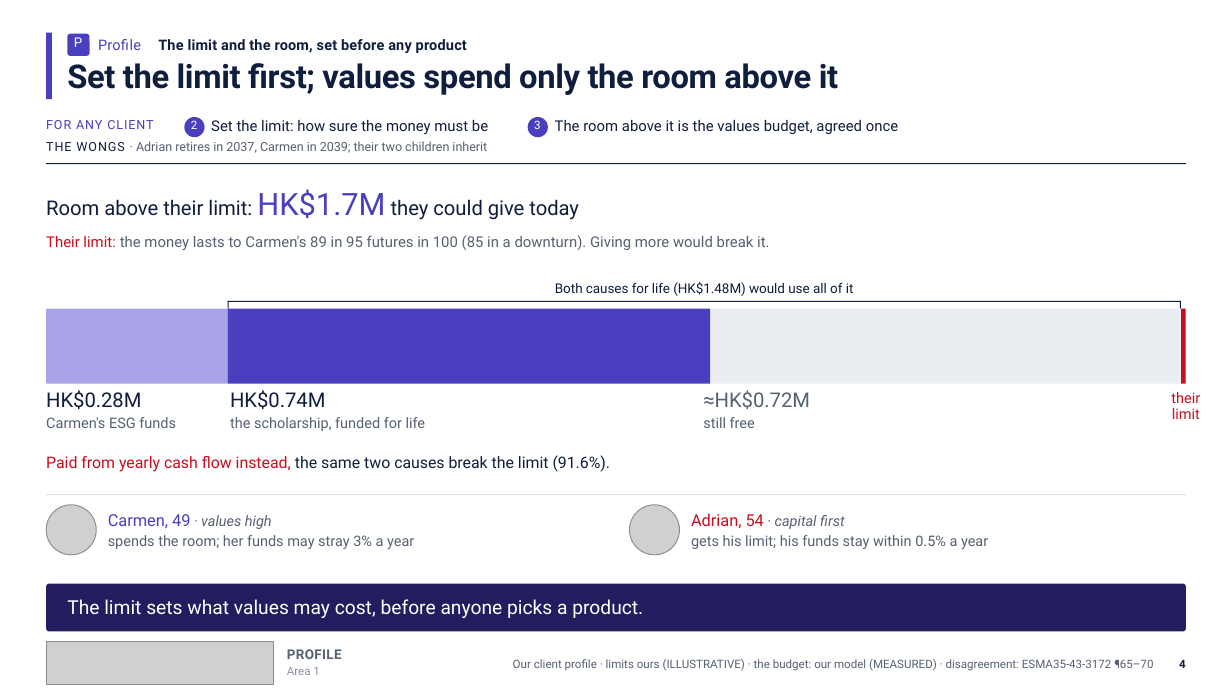
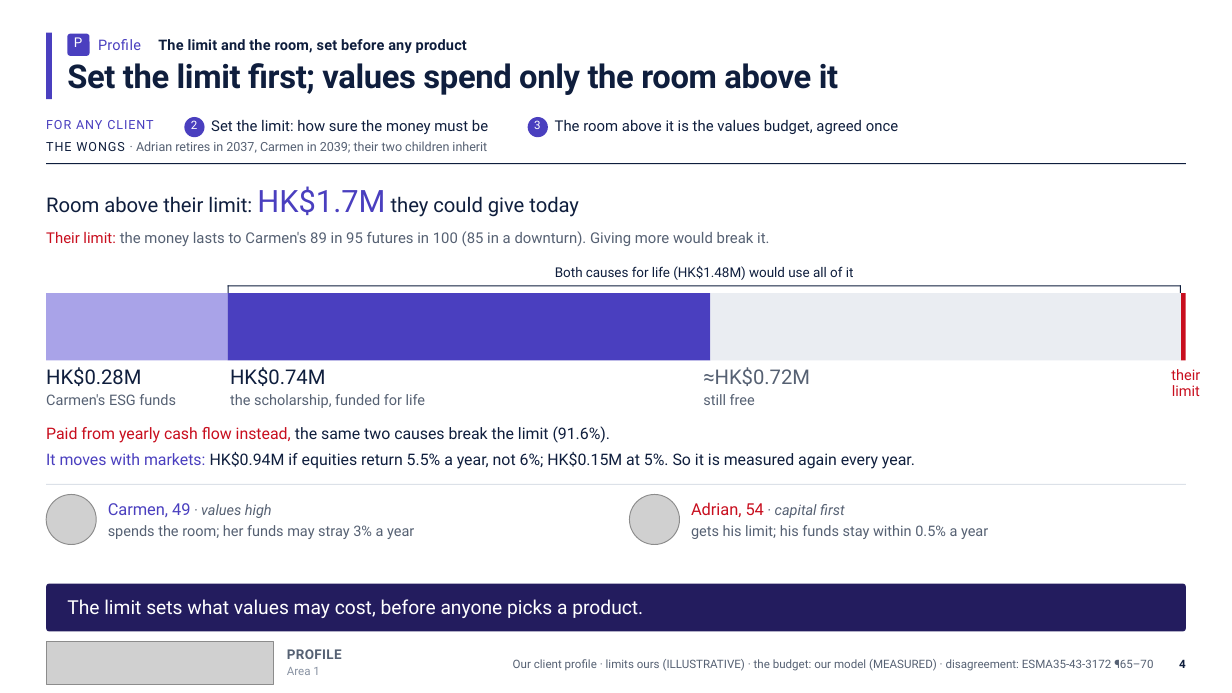
Before and after one commit to Peeradonn/finplan, a slide deck: slide 4 of Final/deck/Axis.pptx. Drawn at 1232x693 pixels with LibreOffice and Linux fonts; fonts in the diff are those of the drawing; grey boxes stand for pictures. Boxes give left, top, right and bottom in pixels: in the first picture for what was removed or moved away, otherwise in the second. Text is boxed around its words. In the diff, an @@ line names an element or a change of style, - is before the commit and + after.

```diff
--- a/Final/deck/Axis.pptx
+++ b/Final/deck/Axis.pptx
@@ text "Their limit: the money lasts ...": place and size @@
-text "Their limit: the money lasts ..." at (46,235,769,250)
+text "Their limit: the money lasts ..." at (46,231,769,246)
@@ rectangle: place and size @@
-rectangle at (46,309,227,384)
+rectangle at (46,293,227,360)
@@ 3 rectangles, 1 text: place and size @@
-3 rectangles, 1 text at (227,282,1181,309)
+3 rectangles, 1 text at (227,266,1181,293)
@@ rectangle: place and size @@
-rectangle at (227,309,711,384)
+rectangle at (227,293,711,360)
@@ rectangle: place and size @@
-rectangle at (711,309,1181,384)
+rectangle at (711,293,1181,360)
@@ rectangle: place and size @@
-rectangle at (1181,309,1186,384)
+rectangle at (1181,293,1186,360)
@@ 7 texts: place and size @@
-7 texts at (46,390,1200,431)
+7 texts at (46,367,1200,408)
@@ text "Paid from yearly cash flow ...": place and size @@
-text "Paid from yearly cash flow ..." at (46,455,611,472)
+text "Paid from yearly cash flow ..." at (46,426,611,443)
@@ text added at (46,452,915,469), 12.4 pt, text #0F1E3D @@
+It moves with markets: HK$0.94M if equities return 5.5% a year, not 6%; HK$0.15M at 5%. So it is measured again every year.
@@ 2 pictures, 2 texts, 1 rectangle: place and size @@
-2 pictures, 2 texts, 1 rectangle at (46,494,1186,555)
+2 pictures, 2 texts, 1 rectangle at (46,484,1186,544)
```
Also in this commit, not shown: 6 other slides changed, 4 slides added, 6 other files.
